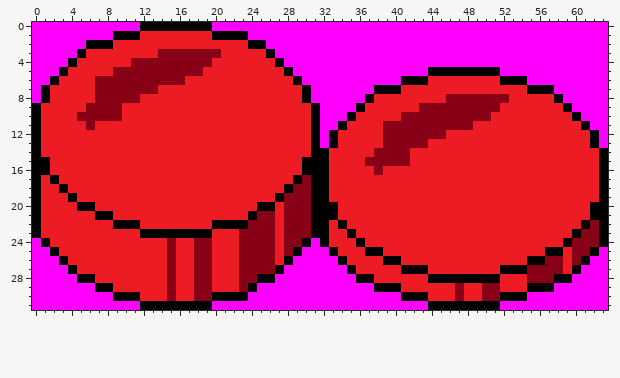
Edited in one commit: pixel-art sprite (JeaOpenGLTest/res/drawable/button.png). The picture above was drawn from the file before the commit.
The file is 64x32 pixels.
Once edited:
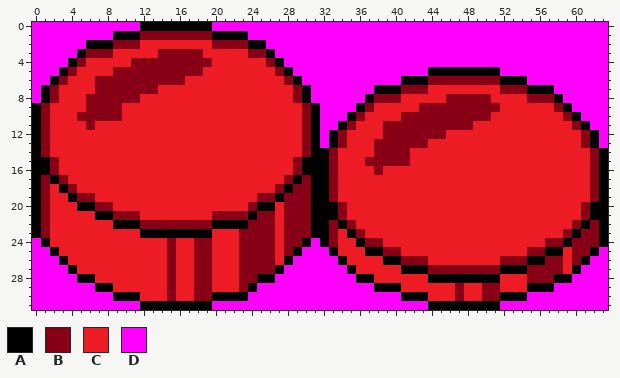
Palette (. is transparent): A #000000  B #880015  C #ed1c24  D #ff00ff
Diff:
@@ x 0..63 @@
  0 DDDDDDDDDDDDAAAAAAAADDDDDDDDDDDDDDDDDDDDDDDDDDDDDDDDDDDDDDDDDDDD
- 1 DDDDDDDDDAAACCCCCCCCAAAADDDDDDDDDDDDDDDDDDDDDDDDDDDDDDDDDDDDDDDD
- 2 DDDDDDAAACCCCCCCCCCCCCCCAADDDDDDDDDDDDDDDDDDDDDDDDDDDDDDDDDDDDDD
- 3 DDDDDACCCCCCCCBBBBBBBCCCCCADDDDDDDDDDDDDDDDDDDDDDDDDDDDDDDDDDDDD
- 4 DDDDACCCCCCBBBBBBBBBCCCCCCCADDDDDDDDDDDDDDDDDDDDDDDDDDDDDDDDDDDD
- 5 DDDACCCCCBBBBBBBBBBCCCCCCCCCADDDDDDDDDDDDDDDAAAAAAAADDDDDDDDDDDD
- 6 DDACCCCBBBBBBBBBBCCCCCCCCCCCCADDDDDDDDDDDAAACCCCCCCCAAADDDDDDDDD
- 7 DACCCCCBBBBBBBCCCCCCCCCCCCCCCCADDDDDDDAAACCCCCCCCCCCCCCAAADDDDDD
- 8 DACCCCCBBBBBCCCCCCCCCCCCCCCCCCADDDDDDACCCCCCCCBBBBBBBCCCCCADDDDD
- 9 ACCCCCBBBBCCCCCCCCCCCCCCCCCCCCCADDDDACCCCCCBBBBBBBBBCCCCCCCADDDD
-10 ACCCCBBBBBCCCCCCCCCCCCCCCCCCCCCADDDACCCCCBBBBBBBBBBCCCCCCCCCADDD
-11 ACCCCCBCCCCCCCCCCCCCCCCCCCCCCCCADDACCCCBBBBBBBBBBCCCCCCCCCCCCADD
-12 ACCCCCCCCCCCCCCCCCCCCCCCCCCCCCCADACCCCCBBBBBBBCCCCCCCCCCCCCCCCAD
-13 ACCCCCCCCCCCCCCCCCCCCCCCCCCCCCCADACCCCCBBBBBCCCCCCCCCCCCCCCCCCAD
-14 ACCCCCCCCCCCCCCCCCCCCCCCCCCCCCCAACCCCCBBBBCCCCCCCCCCCCCCCCCCCCCA
-15 AACCCCCCCCCCCCCCCCCCCCCCCCCCCCAAACCCCBBBBBCCCCCCCCCCCCCCCCCCCCCA
-16 AACCCCCCCCCCCCCCCCCCCCCCCCCCCCAAACCCCCBCCCCCCCCCCCCCCCCCCCCCCCCA
-17 ACACCCCCCCCCCCCCCCCCCCCCCCCCCABAACCCCCCCCCCCCCCCCCCCCCCCCCCCCCCA
-18 ACCACCCCCCCCCCCCCCCCCCCCCCCCABBAACCCCCCCCCCCCCCCCCCCCCCCCCCCCCCA
-19 ACCCACCCCCCCCCCCCCCCCCCCCCCABBBAACCCCCCCCCCCCCCCCCCCCCCCCCCCCCCA
-20 ACCCCAACCCCCCCCCCCCCCCCCCAACBBBAAACCCCCCCCCCCCCCCCCCCCCCCCCCCCAA
-21 ACCCCCCAACCCCCCCCCCCCCCCABBCBBBAAACCCCCCCCCCCCCCCCCCCCCCCCCCCCAA
-22 ACCCCCCCCAAACCCCCCCCAAAABBBCBBBAACACCCCCCCCCCCCCCCCCCCCCCCCCCABA
-23 ACCCCCCCCCCCAAAAAAAACCCBBBBCBBBAACCACCCCCCCCCCCCCCCCCCCCCCCCABBA
-24 DACCCCCCCCCCCCCBCCBBCCCBBBBCBBADACCCACCCCCCCCCCCCCCCCCCCCCCABBBA
-25 DDACCCCCCCCCCCCBCCBBCCCBBBBCBADDDACCCAACCCCCCCCCCCCCCCCCCAACBBAD
-26 DDDACCCCCCCCCCCBCCBBCCCBBBBCADDDDDACCCCAACCCCCCCCCCCCCCAABBCBADD
-27 DDDDACCCCCCCCCCBCCBBCCCBBBBADDDDDDDACCCCCAAACCCCCCCCAAABBBBCADDD
+ 1 DDDDDDDDDAAABBBBBBBBAAAADDDDDDDDDDDDDDDDDDDDDDDDDDDDDDDDDDDDDDDD
+ 2 DDDDDDAAABBBCCCCCCCCBBBBAADDDDDDDDDDDDDDDDDDDDDDDDDDDDDDDDDDDDDD
+ 3 DDDDDABBBCCCCCBBBBBCCCCCBBADDDDDDDDDDDDDDDDDDDDDDDDDDDDDDDDDDDDD
+ 4 DDDDABCCCCCBBBBBBBBBCCCCCCBADDDDDDDDDDDDDDDDDDDDDDDDDDDDDDDDDDDD
+ 5 DDDABCCCCBBBBBBBBBBCCCCCCCCBADDDDDDDDDDDDDDDAAAAAAAADDDDDDDDDDDD
+ 6 DDABCCCBBBBBBBBBBCCCCCCCCCCCBADDDDDDDDDDDAAABBBBBBBBAAADDDDDDDDD
+ 7 DABCCCCBBBBBBBCCCCCCCCCCCCCCCBADDDDDDDAAABBBCCCCCCCCBBBAAADDDDDD
+ 8 DABCCCBBBBBBCCCCCCCCCCCCCCCCCBADDDDDDABBBCCCCCBBBBBCCCCBBBADDDDD
+ 9 ABCCCCBBBBCCCCCCCCCCCCCCCCCCCCBADDDDABCCCCCBBBBBBBBBCCCCCCBADDDD
+10 ABCCCBBBBBCCCCCCCCCCCCCCCCCCCCBADDDABCCCCBBBBBBBBBBCCCCCCCCBADDD
+11 ABCCCCBCCCCCCCCCCCCCCCCCCCCCCCBADDABCCCBBBBBBBBBBCCCCCCCCCCCBADD
+12 ABCCCCCCCCCCCCCCCCCCCCCCCCCCCCBADABCCCCBBBBBBBCCCCCCCCCCCCCCCBAD
+13 ABCCCCCCCCCCCCCCCCCCCCCCCCCCCCBADABCCCBBBBBBCCCCCCCCCCCCCCCCCBAD
+14 ABCCCCCCCCCCCCCCCCCCCCCCCCCCCCBAABCCCCBBBBCCCCCCCCCCCCCCCCCCCCBA
+15 AABCCCCCCCCCCCCCCCCCCCCCCCCCCBAAABCCCBBBBBCCCCCCCCCCCCCCCCCCCCBA
+16 AABCCCCCCCCCCCCCCCCCCCCCCCCCCBAAABCCCCBCCCCCCCCCCCCCCCCCCCCCCCBA
+17 ABABCCCCCCCCCCCCCCCCCCCCCCCCBABAABCCCCCCCCCCCCCCCCCCCCCCCCCCCCBA
+18 ABCABCCCCCCCCCCCCCCCCCCCCCCBABBAABCCCCCCCCCCCCCCCCCCCCCCCCCCCCBA
+19 ABCCABBCCCCCCCCCCCCCCCCCCBBABBBAABCCCCCCCCCCCCCCCCCCCCCCCCCCCCBA
+20 ABCCCAABBCCCCCCCCCCCCCCCBAACBBBAAABCCCCCCCCCCCCCCCCCCCCCCCCCCBAA
+21 ABCCCCCAABBBCCCCCCCCBBBBABBCBBBAAABCCCCCCCCCCCCCCCCCCCCCCCCCCBAA
+22 ABCCCCCCCAAABBBBBBBBAAAABBBCBBBAABABCCCCCCCCCCCCCCCCCCCCCCCCBABA
+23 ABCCCCCCCCCCAAAAAAAACCCBBBBCBBBAABCABCCCCCCCCCCCCCCCCCCCCCCBABBA
+24 DACCCCCCCCCCCCCBCCBBCCCBBBBCBBADABCCABBCCCCCCCCCCCCCCCCCCBBABBBA
+25 DDACCCCCCCCCCCCBCCBBCCCBBBBCBADDDACCCAABBCCCCCCCCCCCCCCBBAACBBAD
+26 DDDACCCCCCCCCCCBCCBBCCCBBBBCADDDDDACCCCAABBBCCCCCCCCBBBAABBCBADD
+27 DDDDACCCCCCCCCCBCCBBCCCBBBBADDDDDDDACCCCCAAABBBBBBBBAAABBBBCADDD
 28 DDDDDAACCCCCCCCBCCBBCCCBBAADDDDDDDDDAACCCCCCAAAAAAAACCCBBBAADDDD
